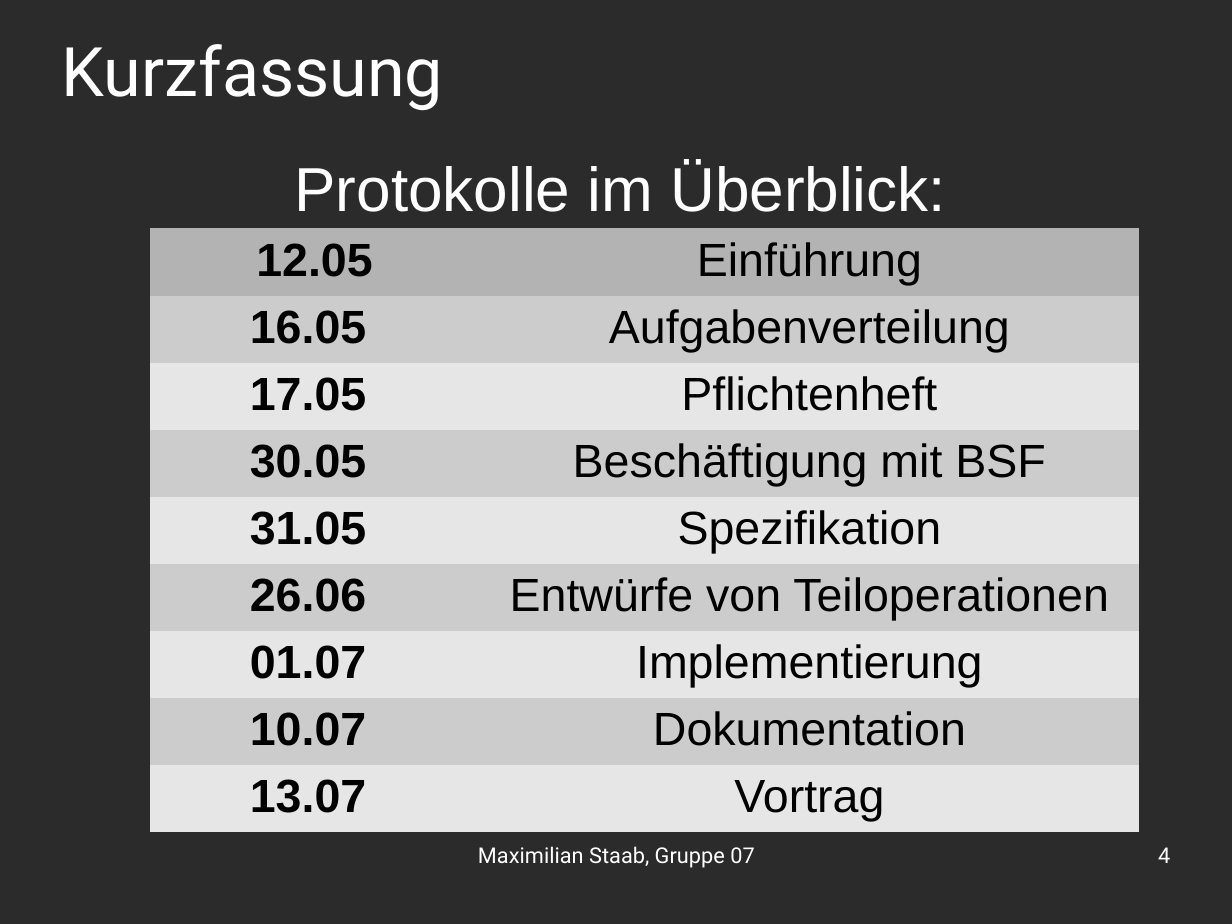
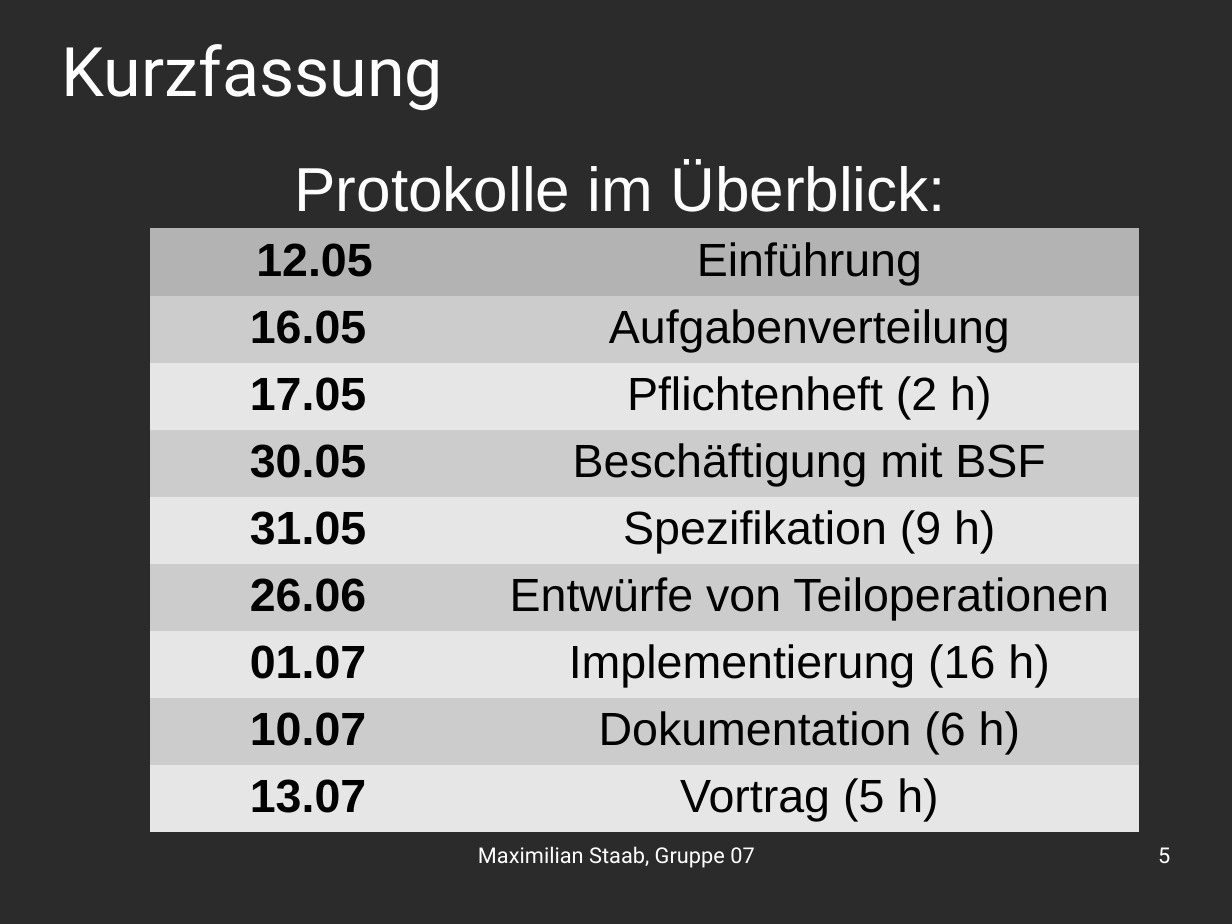
Before and after one commit to OrestTa/etip, a slide deck: slide 5 of Projekt2/Protokolle/verlauf2.odp (slide 4 before the commit). Drawn at 1232x924 pixels with LibreOffice and Linux fonts; fonts in the diff are those of the drawing; background and template pictures are left out; a plain dark background stands for a picture behind light text. Boxes give left, top, right and bottom in pixels: in the first picture for what was removed or moved away, otherwise in the second. Text is boxed around its words. In the diff, an @@ line names an element or a change of style, - is before the commit and + after.

```diff
--- a/Projekt2/Protokolle/verlauf2.odp
+++ b/Projekt2/Protokolle/verlauf2.odp
@@ table at box(150, 228, 1139, 826) @@
-row 3, column 2: Pflichtenheft
+row 3, column 2: Pflichtenheft (2 h)
-row 5, column 2: Spezifikation
+row 5, column 2: Spezifikation (9 h)
-row 7, column 2: Implementierung
+row 7, column 2: Implementierung (16 h)
-row 8, column 2: Dokumentation
+row 8, column 2: Dokumentation (6 h)
-row 9, column 2: Vortrag
+row 9, column 2: Vortrag (5 h)
@@ page number at box(1158, 847, 1170, 864): text changed @@
-4
+5
```
Also in this commit, not shown: 2 other slides changed, 1 slide added, 1 other file.
